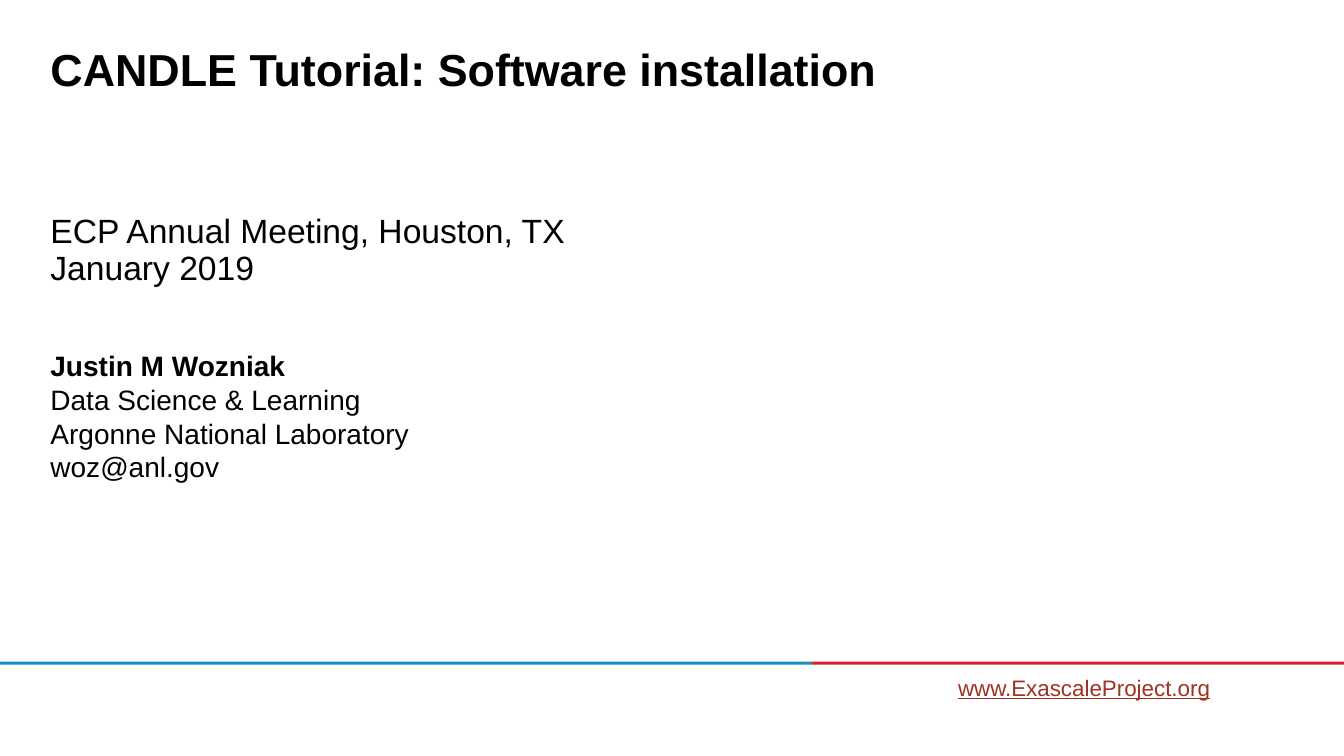
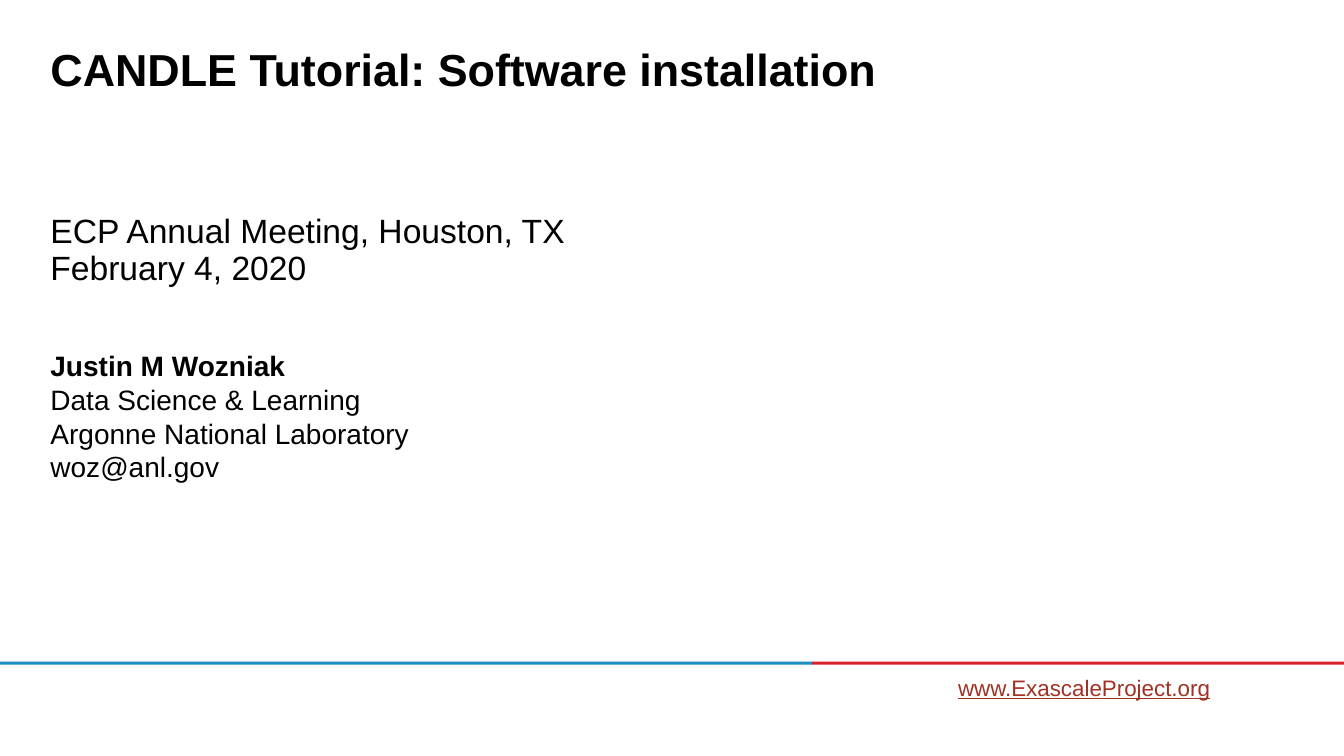
Before and after one commit to ECP-CANDLE/Tutorials, a slide deck: slide 1 of 2020/ECP/slides/02-install.pptx. Drawn at 1344x756 pixels with LibreOffice and Linux fonts; fonts in the diff are those of the drawing; background and template pictures are left out. Boxes give left, top, right and bottom in pixels: in the first picture for what was removed or moved away, otherwise in the second. Text is boxed around its words. In the diff, an @@ line names an element or a change of style, - is before the commit and + after.

Commit message:
Latest

```diff
--- a/2020/ECP/slides/02-install.pptx
+++ b/2020/ECP/slides/02-install.pptx
@@ subtitle at box(50, 218, 565, 287): text changed @@
-ECP Annual Meeting, Houston, TX
-January 2019
+ECP Annual Meeting, Houston, TX
+February 4, 2020
```
Also in this commit, not shown: 1 other slide changed.
